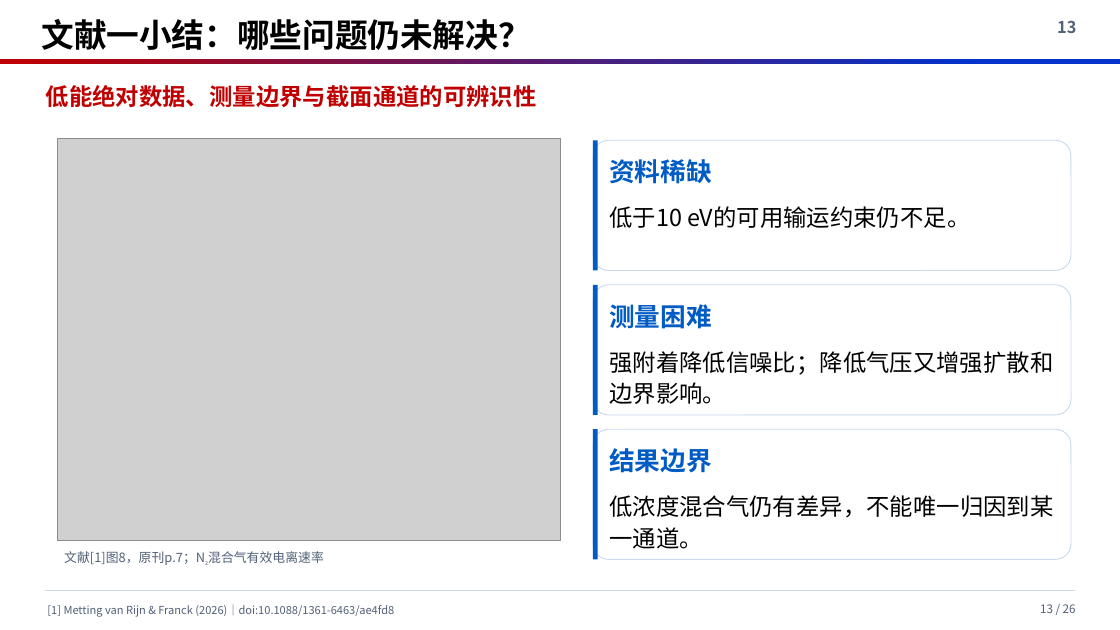
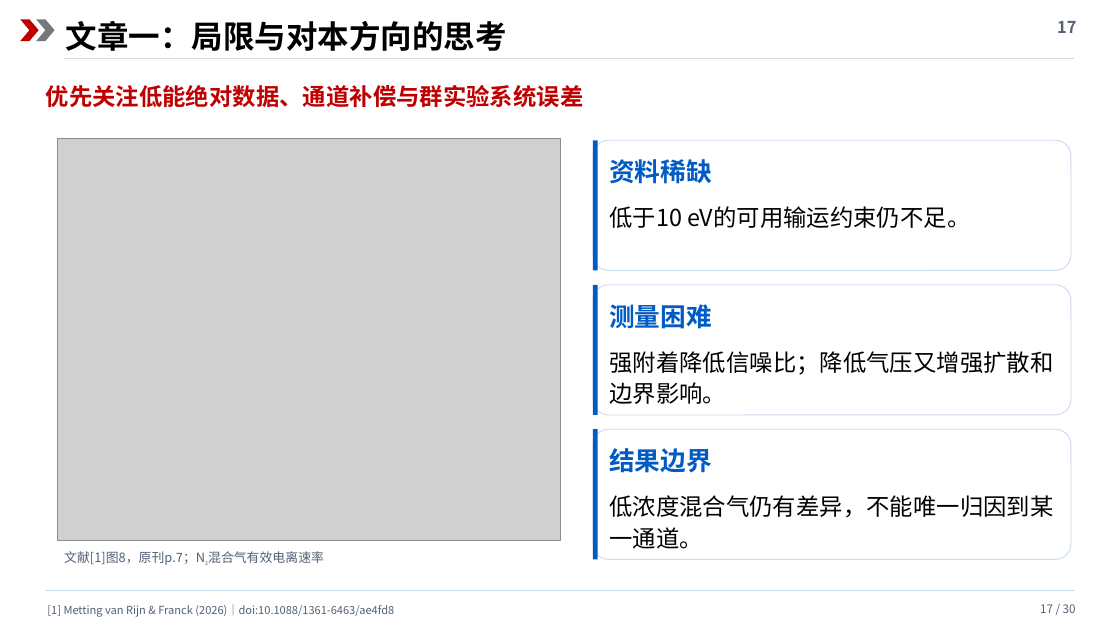
Before and after one commit to cass1223/cassbook, a slide deck: slide 17 of presentations/c4f7n/c4f7n_review.pptx (slide 13 before the commit). Drawn at 1120x630 pixels with LibreOffice and Linux fonts; fonts in the diff are those of the drawing; grey boxes stand for pictures. Boxes give left, top, right and bottom in pixels: in the first picture for what was removed or moved away, otherwise in the second. Text is boxed around its words. In the diff, an @@ line names an element or a change of style, - is before the commit and + after.

```diff
--- a/presentations/c4f7n/c4f7n_review.pptx
+++ b/presentations/c4f7n/c4f7n_review.pptx
@@ rectangle added at (0, 0, 1120, 71), fill #FFFFFF @@
@@ chevron added at (20, 19, 39, 41), fill #C00000 @@
@@ chevron added at (36, 19, 55, 41), fill #777777 @@
@@ text removed at (42, 19, 531, 50) @@
-文献一小结：哪些问题仍未解决？
@@ text added at (66, 21, 507, 51), 27 pt, text #000000, bold @@
+文章一：局限与对本方向的思考
@@ rectangle removed at (1008, 0, 1120, 55) @@
@@ text at (1057, 21, 1076, 33): text changed @@
-13
+17
@@ line added from (64, 58) to (1074, 58), #D7D7D7 0.7 pt @@
@@ text at (46, 85, 584, 107): text changed @@
-低能绝对数据、测量边界与截面通道的可辨识性
+优先关注低能绝对数据、通道补偿与群实验系统误差
@@ text at (1040, 604, 1076, 613): text changed @@
-13 / 26
+17 / 30
```
Also in this commit, not shown: 16 other slides changed, 13 slides added, 9 slides removed, 4 other files.
